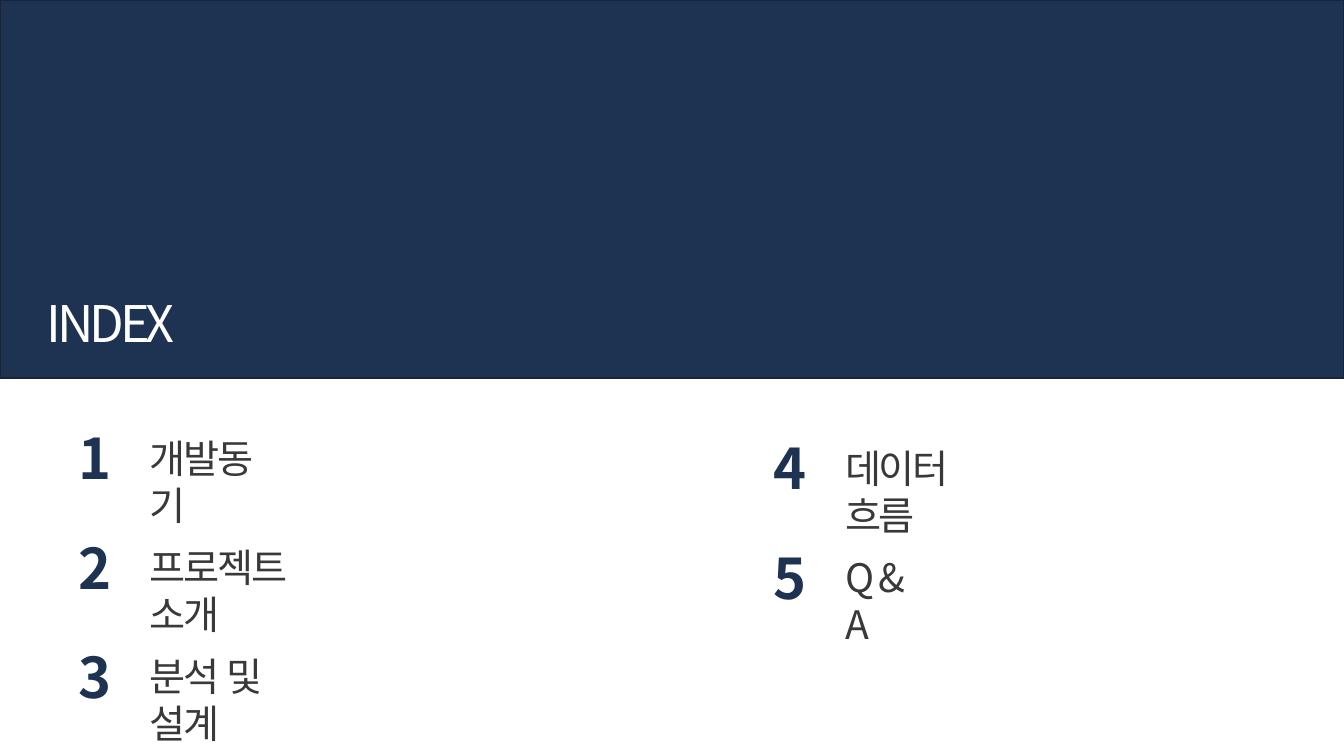
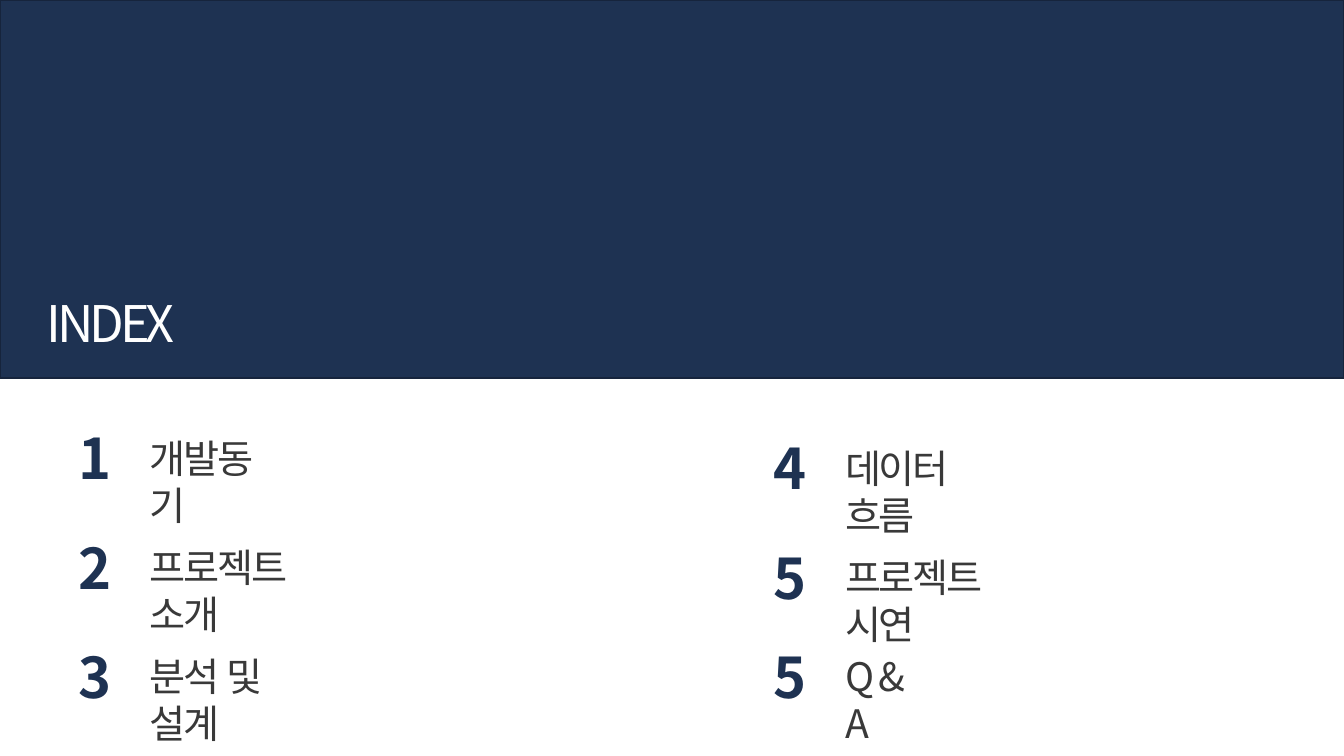
Before and after one commit to bobonola/project_3, a slide deck: slide 2 of 2조 최종 PPT.pptx. Drawn at 1344x756 pixels with LibreOffice and Linux fonts; fonts in the diff are those of the drawing. Boxes give left, top, right and bottom in pixels: in the first picture for what was removed or moved away, otherwise in the second. Text is boxed around its words. In the diff, an @@ line names an element or a change of style, - is before the commit and + after.

```diff
--- a/2조 최종 PPT.pptx
+++ b/2조 최종 PPT.pptx
@@ text added at <box>845,559,983,642</box>, 28 pt, text #393939 @@
+프로젝트 시연
@@ text added at <box>774,656,807,699</box>, 40 pt, text #1E3252, bold @@
+5
@@ text "Q & A": place and size @@
-text "Q & A" at <box>845,562,874,639</box>
+text "Q & A" at <box>845,661,874,738</box>
```
Also in this commit, not shown: 1 slide added.
